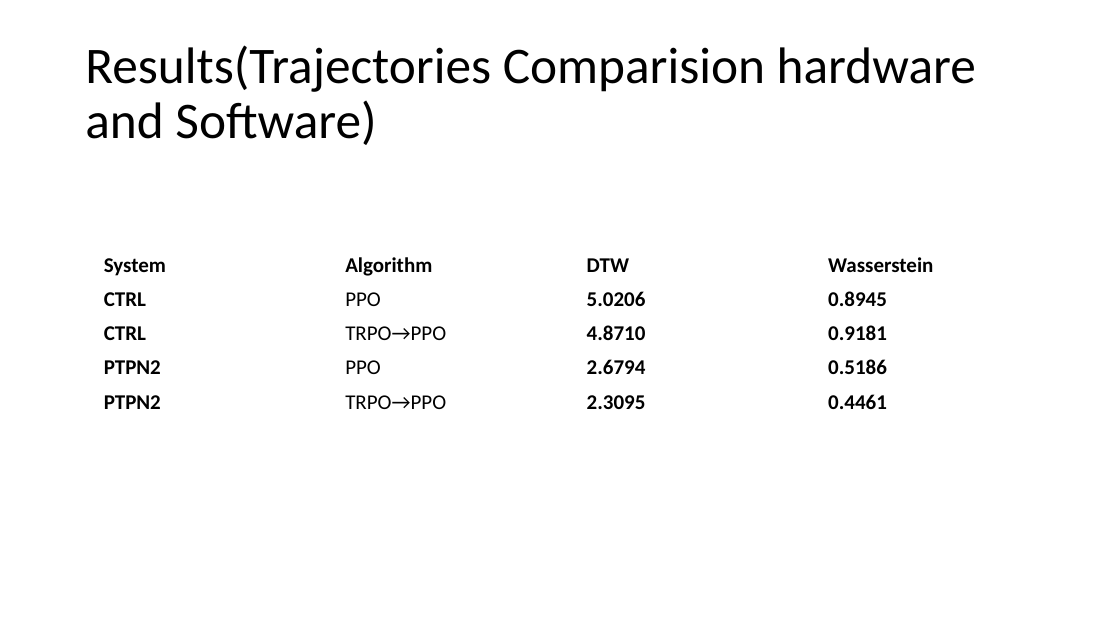
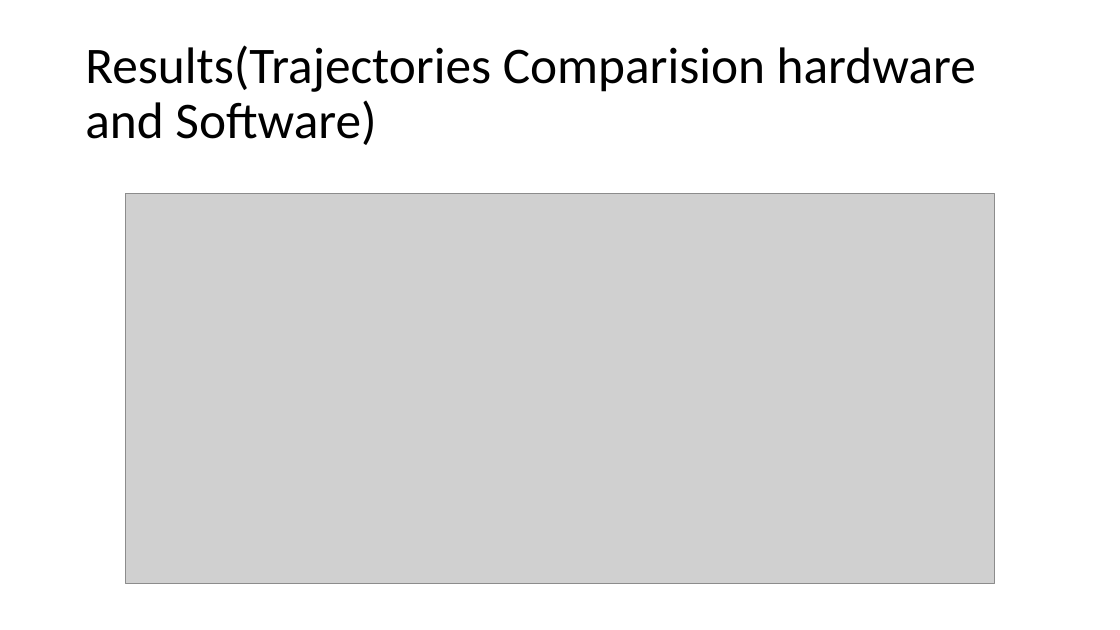
Before and after one commit to boabangf/GNN_RL_gene_trajectory_perturbation, a slide deck: slide 12 of ppt slides for omic codeathon (1).pptx. Drawn at 1120x630 pixels with LibreOffice and Linux fonts; fonts in the diff are those of the drawing; grey boxes stand for pictures. Boxes give left, top, right and bottom in pixels: in the first picture for what was removed or moved away, otherwise in the second. Text is boxed around its words. In the diff, an @@ line names an element or a change of style, - is before the commit and + after.

```diff
--- a/ppt slides for omic codeathon (1).pptx
+++ b/ppt slides for omic codeathon (1).pptx
@@ picture added at (x1=126, y1=193, x2=995, y2=584) @@
@@ table removed at (x1=96, y1=249, x2=1064, y2=417), 5 rows, 4 columns @@
-System | Algorithm | DTW | Wasserstein
-CTRL | PPO | 5.0206 | 0.8945
-CTRL | TRPO→PPO | 4.8710 | 0.9181
-PTPN2 | PPO | 2.6794 | 0.5186
-PTPN2 | TRPO→PPO | 2.3095 | 0.4461
```
Also in this commit, not shown: 3 other slides changed, 5 slides added, 1 slide removed.
